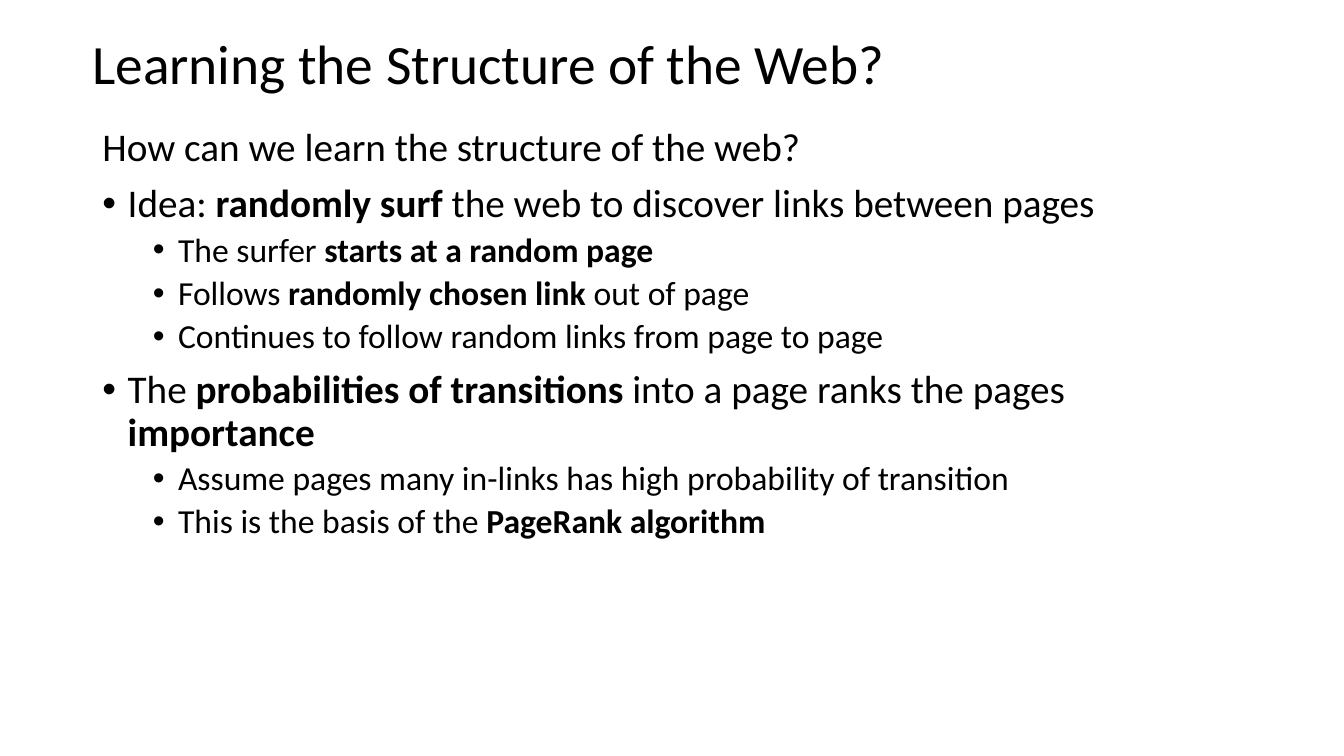
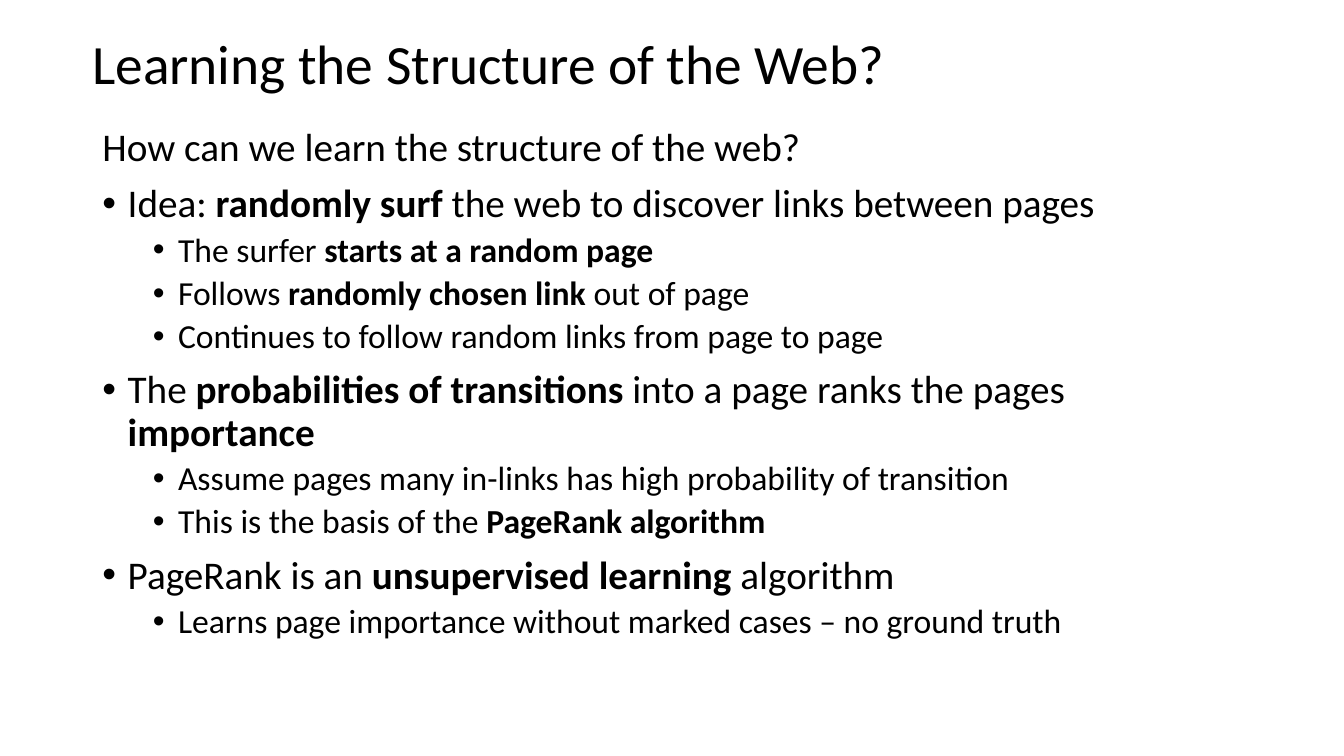
Before and after one commit to StephenElston/CSCI-E-108, a slide deck: slide 9 of slides/5_WebSearching.pptx. Drawn at 1344x756 pixels with LibreOffice and Linux fonts; fonts in the diff are those of the drawing. Boxes give left, top, right and bottom in pixels: in the first picture for what was removed or moved away, otherwise in the second. Text is boxed around its words. In the diff, an @@ line names an element or a change of style, - is before the commit and + after.

```diff
--- a/slides/5_WebSearching.pptx
+++ b/slides/5_WebSearching.pptx
@@ text at [128,561,1061,639]: paragraphs added @@
+• PageRank is an unsupervised learning algorithm
+  • Learns page importance without marked cases – no ground truth
```
Also in this commit, not shown: 3 other slides changed, 11 slides added, 1 slide removed.
